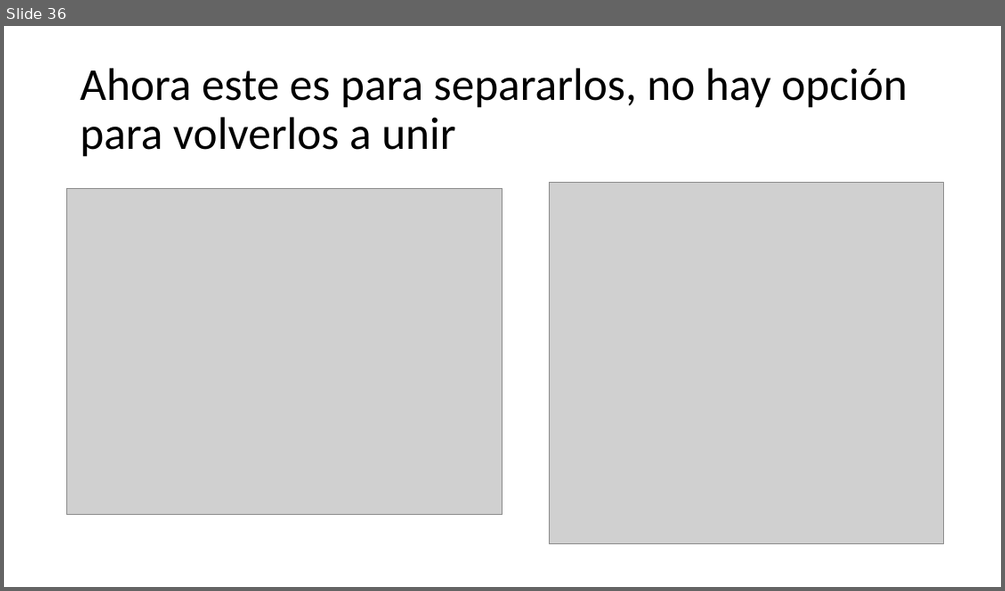
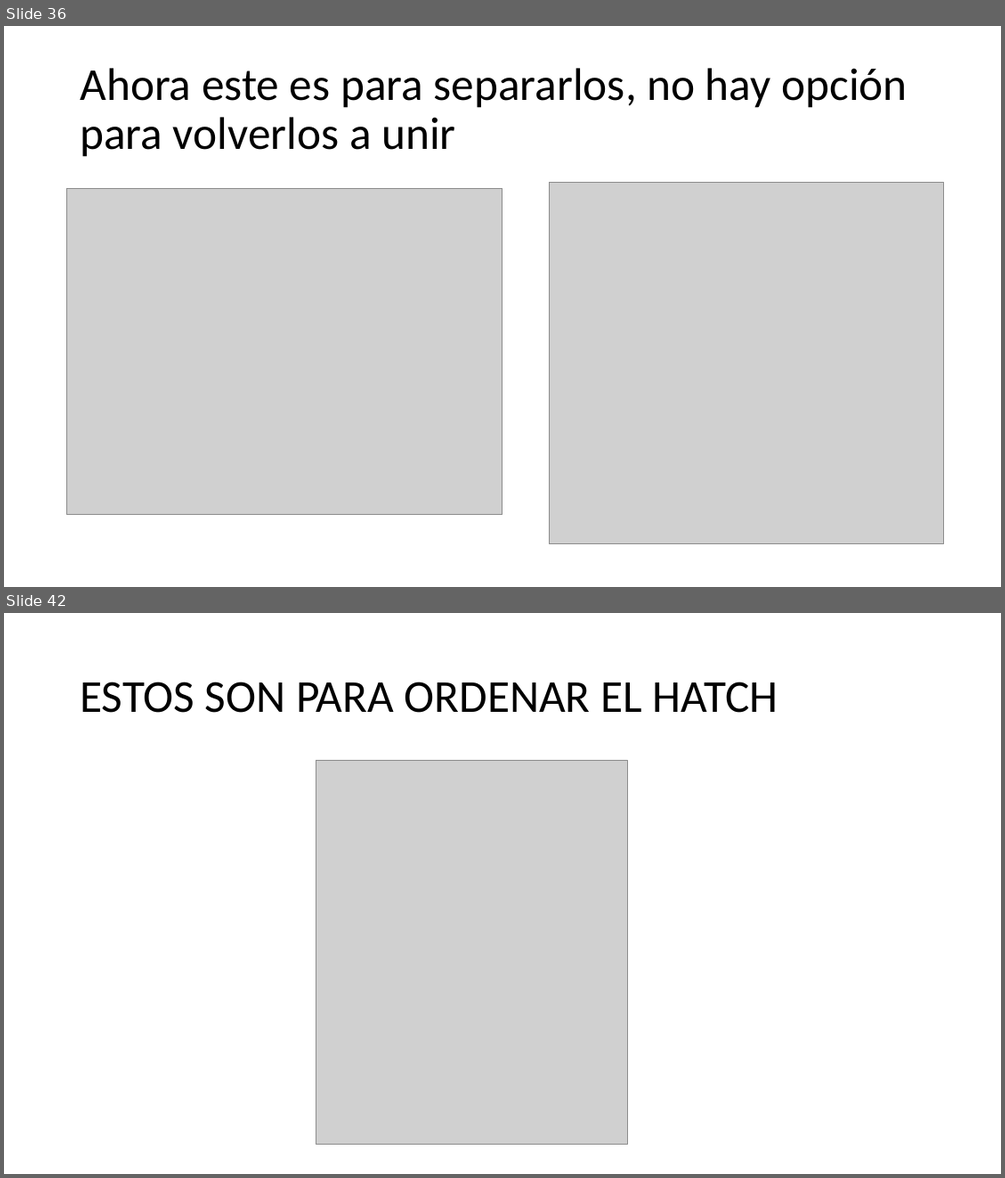
Before and after one commit to IvanRivera007/gitdocs-2026, a slide deck: AUTOCAD INTECAP/apuntes powerpoint/CLASE 10, Miercoles 18 Marzo.pptx. Shown one above the other, each under a label of ours: slide 36 before the commit, slides 36 and 42 after it; the slides between them are not shown. The pictures are 1005x591 and 1005x1178 pixels, drawn with LibreOffice and Linux fonts; fonts in the diff are those of the drawing; grey boxes stand for pictures. Boxes give left, top, right and bottom in pixels: in the first picture for what was removed or moved away, otherwise in the second. Text is boxed around its words. In the diff, an @@ line names an element or a change of style, - is before the commit and + after.

```diff
--- a/AUTOCAD INTECAP/apuntes powerpoint/CLASE 10, Miercoles 18 Marzo.pptx
+++ b/AUTOCAD INTECAP/apuntes powerpoint/CLASE 10, Miercoles 18 Marzo.pptx
@@ slide 42 added at bbox=[4, 613, 1001, 1174], background #FFFFFF @@
@@ title added at bbox=[80, 682, 778, 713], 44 pt, text #000000 @@
+ESTOS SON PARA ORDENAR EL HATCH
@@ picture added at bbox=[316, 760, 628, 1144] @@
```
Also in this commit, not shown: 2 slides changed, 11 other slides added, 2 other files.
